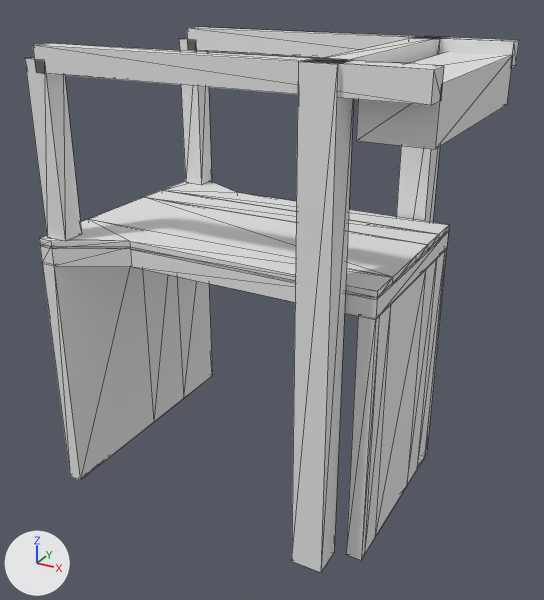
The glTF model models/rotterdam/rotterdam-nassaubrug/rotterdam-nassaubrug.glb as it was, and as the next commit left it.
Rendered twice from a 50 mm lens placed at (14.2, -24.6, 10.2), pointed at (0.8, -0.4, -1.9). The axes (+X, +Y, +Z) are drawn at lower left. The lights are the same throughout. The picture after the commit comes second. Mesh edges are drawn as thin lines.

The first picture shows 'building:balans', 'building:balans 2', 'building:contragewicht', 'building:hamei', 'building:hamei 2', 'building:hangstang', 'building:hangstang 2', 'building:pijler', 'building:pijler 2', 'building:portaal', 'road:dek', 'road:fietspad', 'road:rijbaan lokale weg', 'road:voetpad', 'road:voetpad 2'.
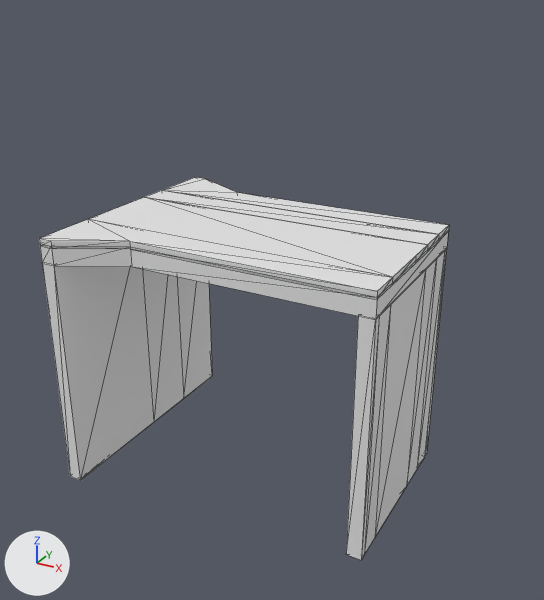
What differs and where, as boxes (x1, y1, x2, y2) in the pictures (544 x 600 px):
'building:hamei 2', deleted: before (292, 58, 355, 572)
'building:balans 2', deleted: before (33, 43, 444, 105)
'building:contragewicht', deleted: before (356, 52, 513, 149)
'building:hangstang 2', deleted: before (25, 57, 82, 241)
'building:balans', deleted: before (187, 27, 519, 69)
'building:hangstang', deleted: before (179, 38, 212, 185)
'building:hamei', deleted: before (396, 36, 446, 222)
'building:portaal', deleted: before (317, 37, 439, 64)

The edits, one by one:
Object 'building:hamei' (ob_building_hamei) is deleted.
Object 'building:hamei 2' (ob_building_hamei_2) is deleted.
Object 'building:portaal' (ob_building_portaal) is deleted.
Object 'building:balans' (ob_building_balans) is deleted.
Object 'building:hangstang' (ob_building_hangstang) is deleted.
Object 'building:balans 2' (ob_building_balans_2) is deleted.
Object 'building:hangstang 2' (ob_building_hangstang_2) is deleted.
Object 'building:contragewicht' (ob_building_contragewicht) is deleted.
